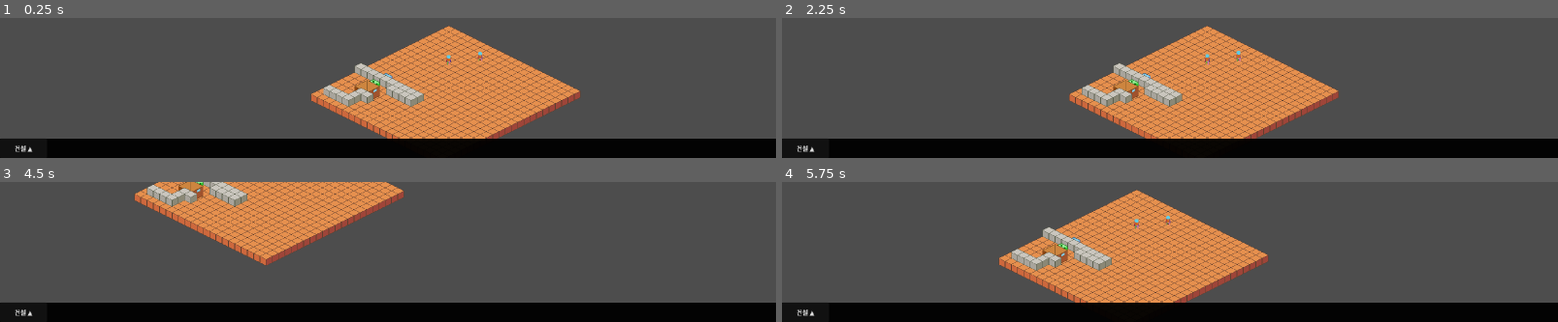
Above: before the commit, frames 1-4 (two rows, left to right).
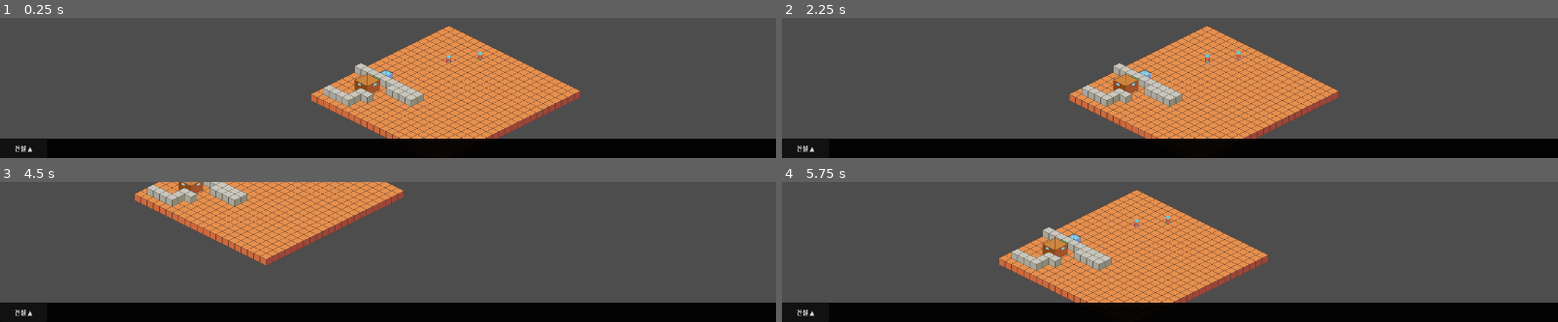
Above: after the commit, the same moments.

Repository: udonguk/godot_isometric_strategy_framework
Game: Godot game, scene res://scenes/main.tscn
Two runs of this game, one before a commit and one after it. Both use one fixed random seed, a clock stepped at 60 frames per second and the inputs below.
Inputs (mouse positions are in pixels of both pictures, inside the frame that each line leads up to):
- Up to frame 1 (0.25 s): no input
- Up to frame 2 (2.25 s): click "건설 ▲" at 0.5 s; click "▼ 접기" at 1.25 s; tap Enter at 2 s; move the mouse to (1340, 81) at 2.02 s; hold Right (ui_right) from 2.03 s (still down); hold Ctrl from 2.03 s (still down); click (1340, 81) at 2.17 s
- Up to frame 3 (4.5 s): tap Space at 2.27, 3.02 s; move the mouse to (232, 259) at 2.77 s; release Right (ui_right) at 2.78 s; release Ctrl at 2.78 s; hold Down (ui_down) 2.78-3.53 s; tap Ctrl at 2.85, 4.35 s; move the mouse to (465, 221) at 3.52 s; hold Right (ui_right) 3.53-4.28 s; hold Ctrl 3.53-4.28 s; move the mouse to (349, 280) at 4.27 s; hold Up (ui_up) from 4.28 s (still down); click (349, 280) at 4.42 s
- Up to frame 4 (5.75 s): tap Space at 4.52, 5.27 s; move the mouse to (1402, 273) at 5.02 s; release Up (ui_up) at 5.03 s; hold Left (ui_left) from 5.03 s (still down); hold Ctrl from 5.03 s (still down)

The runs differ from the first frame. In frame 1, 0.4% of the frame differs, in the area x 45-51%, y 37-58%; in frame 2, 0.3%; in frame 3, 0.2%; in frame 4, 0.4%.

Commit message:
fix: 건물 스프라이트 위치 버그 수정 및 좌표 변환 로직 공통화
- BuildingEntity와 BuildingPreview에 sprite_offset 적용
- GridSystem에 grid_offset_to_screen() 공통 함수 추가
- 그리드 오버레이와 스프라이트가 동일한 좌표계 사용하도록 수정
- 건물 리소스에 sprite_offset 값 설정 (1x1: -8, 2x2: -16)

Co-Authored-By: Claude Opus 4.5 <noreply@anthropic.com>

Diff:
--- a/scripts/entity/building_entity.gd
+++ b/scripts/entity/building_entity.gd
@@ -107,9 +107,9 @@
 		if building_data.sprite_scale != Vector2.ONE:
 			sprite.scale = building_data.sprite_scale
 
-		# 오프셋 적용: 바닥면 중심 오프셋
+		# 오프셋 적용: 바닥면 중심 + 데이터에서 지정한 추가 오프셋
 		var center_offset: Vector2 = _calculate_center_offset(building_data.grid_size)
-		sprite.position = center_offset
+		sprite.position = center_offset + building_data.sprite_offset
 	else:
 		push_warning("BuildingData에 텍스처가 설정되지 않았습니다: %s" % building_data.entity_name)
 
@@ -128,19 +128,19 @@
 ##
 ## 예시:
 ##   1x1: (0, 0)   - 이동 없음
-##   2x2: (0, 8)   - 4개 타일의 중심으로
-##   3x2: (8, 12)  - 6개 타일의 중심으로
-##   2x3: (-8, 12) - 6개 타일의 중심으로
+##   2x2: (16, 0)  - 4개 타일의 중심으로
+##   3x2: (24, -4) - 6개 타일의 중심으로
+##   2x3: (24, 4)  - 6개 타일의 중심으로
 static func _calculate_center_offset(grid_size: Vector2i) -> Vector2:
+	# NxM 건물의 바닥면 중심 그리드 오프셋 (float 연산으로 정확한 중심)
+	var center_x: float = (grid_size.x - 1) / 2.0
+	var center_y: float = (grid_size.y - 1) / 2.0
+
+	# GridSystem.grid_offset_to_screen()과 동일한 좌표 변환 (float 버전)
 	var half_w: float = GameConfig.HALF_TILE_WIDTH
 	var half_h: float = GameConfig.HALF_TILE_HEIGHT
-
-	# Godot TileMapLayer 좌표계 기준:
-	# Grid X+1: (+half_w, -half_h)
-	# Grid Y+1: (+half_w, +half_h)
-	# NxM 건물의 바닥면 중심 오프셋
-	var offset_x: float = (grid_size.x + grid_size.y - 2) * half_w / 2.0
-	var offset_y: float = (grid_size.y - grid_size.x) * half_h / 2.0
+	var offset_x: float = center_x * half_w + center_y * half_w
+	var offset_y: float = -center_x * half_h + center_y * half_h
 
 	return Vector2(offset_x, offset_y)
 
--- a/scripts/map/grid_system.gd
+++ b/scripts/map/grid_system.gd
@@ -112,6 +112,28 @@
 	return abs(pos1.x - pos2.x) + abs(pos1.y - pos2.y)
 
 
+## 그리드 오프셋을 화면 오프셋으로 변환
+##
+## Godot TileMapLayer 좌표계 기준:
+## - Grid X+1: (+half_w, -half_h) = 오른쪽 위
+## - Grid Y+1: (+half_w, +half_h) = 오른쪽 아래
+##
+## @param grid_offset: 그리드 좌표 오프셋 (예: Vector2i(1, 0))
+## @return: 화면 좌표 오프셋 (픽셀 단위)
+##
+## 예시:
+##   (0, 0) → (0, 0)
+##   (1, 0) → (16, -8)
+##   (0, 1) → (16, 8)
+##   (1, 1) → (32, 0)
+static func grid_offset_to_screen(grid_offset: Vector2i) -> Vector2:
+	var half_w: float = GameConfig.HALF_TILE_WIDTH
+	var half_h: float = GameConfig.HALF_TILE_HEIGHT
+	var offset_x: float = grid_offset.x * half_w + grid_offset.y * half_w
+	var offset_y: float = -grid_offset.x * half_h + grid_offset.y * half_h
+	return Vector2(offset_x, offset_y)
+
+
 ## 그리드 좌표가 유효한 범위 내에 있는지 확인
 ## min_pos: 최소 그리드 좌표 (포함)
 ## max_pos: 최대 그리드 좌표 (포함)
--- a/scripts/resources/farm_01.tres
+++ b/scripts/resources/farm_01.tres
@@ -14,5 +14,6 @@
 entity_name = "농장"
 description = "식량을 생산합니다."
 sprite_texture = ExtResource("3_bes1y")
+sprite_offset = Vector2(0, -8)
 scene_to_spawn = ExtResource("1_pp2hn")
 metadata/_custom_type_script = "uid://dm10fbbqn6tsq"
--- a/scripts/resources/house_01.tres
+++ b/scripts/resources/house_01.tres
@@ -14,5 +14,6 @@
 description = "주민이 거주하는 집입니다."
 sprite_texture = ExtResource("3_lh1ps")
 sprite_scale = Vector2(1, 1)
+sprite_offset = Vector2(0, -16)
 scene_to_spawn = ExtResource("1_8lla8")
 metadata/_custom_type_script = "uid://dm10fbbqn6tsq"
--- a/scripts/resources/shop_01.tres
+++ b/scripts/resources/shop_01.tres
@@ -13,5 +13,6 @@
 description = "물건을 판매하는 건물"
 sprite_texture = ExtResource("3_cp0ce")
 sprite_scale = Vector2(1, 1)
+sprite_offset = Vector2(0, -8)
 scene_to_spawn = ExtResource("1_eawb5")
 metadata/_custom_type_script = "uid://dm10fbbqn6tsq"
--- a/scripts/ui/building_preview.gd
+++ b/scripts/ui/building_preview.gd
@@ -164,9 +164,9 @@
 		else:
 			sprite.scale = Vector2.ONE
 
-		# 오프셋 적용: 바닥면 중심 오프셋
+		# 오프셋 적용: 바닥면 중심 + 데이터에서 지정한 추가 오프셋
 		var center_offset: Vector2 = BuildingEntity._calculate_center_offset(building_data.grid_size)
-		sprite.position = center_offset
+		sprite.position = center_offset + building_data.sprite_offset
 
 
 ## Grid 바닥면 오버레이 폴리곤 생성
@@ -201,12 +201,8 @@
 			var tile_overlay = Polygon2D.new()
 			tile_overlay.polygon = single_tile_polygon
 
-			# 아이소메트릭 오프셋 계산
-			# Grid X+1 → 화면 (half_w, half_h)
-			# Grid Y+1 → 화면 (-half_w, half_h)
-			var offset_x: float = x * half_w - y * half_w
-			var offset_y: float = x * half_h + y * half_h
-			tile_overlay.position = Vector2(offset_x, offset_y)
+			# GridSystem 공통 함수로 화면 오프셋 계산
+			tile_overlay.position = GridSystemNode.grid_offset_to_screen(Vector2i(x, y))
 
 			# 이름으로 좌표 저장 (나중에 색상 업데이트 시 사용)
 			tile_overlay.name = "Tile_%d_%d" % [x, y]
